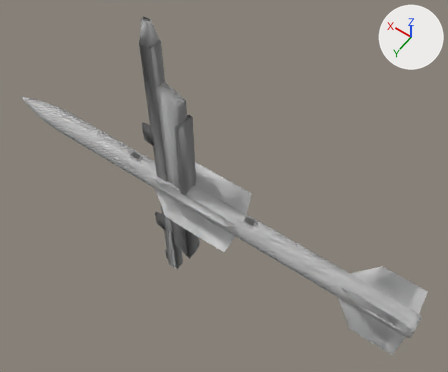
Two versions of the glTF model src/KSArmory/Meshes/KSArmory_Amraam.glb, one commit apart.
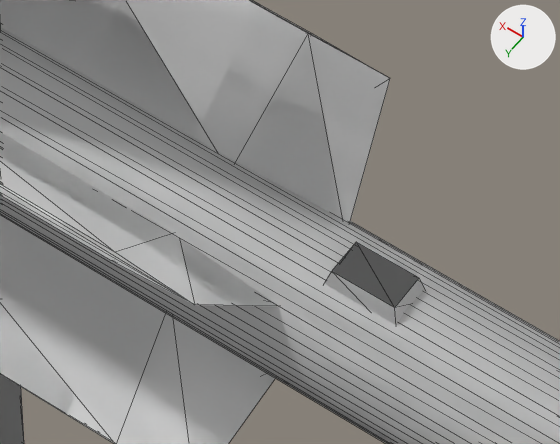
The first picture shows the older version from a camera (50 mm lens) standing at (-1.83, 2.14, 3.71) and looking at (-0.21, -0.13, 0.14). The close-ups show the older and then the newer version on the part from 44% to 62% of the width and 49% to 66% of the height of that picture. Only the edits that show in the close-ups are written down. Every picture has the same lights, and +X, +Y and +Z are marked at upper right. The close-ups show mesh edges as thin lines. Vertices at exactly the same position are counted once.

In view in the first close-up: 'KSArmory_Subpart_Amraam', 'KSArmory_Subpart_AmraamRail_VM'.
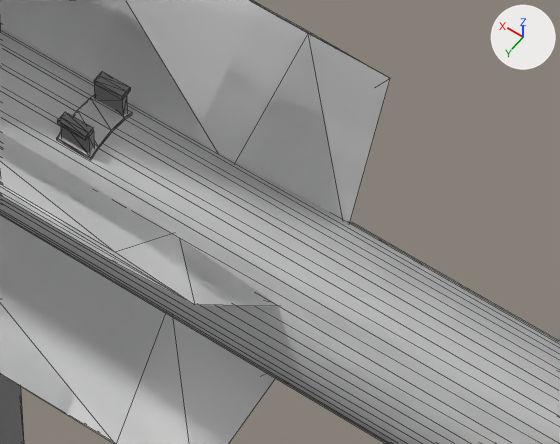
Changed parts and their boxes [x1, y1, x2, y2] in the close-ups (560 x 444 px):
'KSArmory_Subpart_Amraam', reshaped (not visible afterwards)
    before: [0, 0, 560, 444]
'KSArmory_Subpart_Amraam_VM', reshaped (not visible before)
    after: [0, 0, 560, 444]
part 1 of me_ksarmory_subpart_amraam, deleted
    before: [324, 242, 425, 325]
part 2 of me_ksarmory_subpart_amraam_vm, added
    after: [57, 95, 132, 159]
part 3 of me_ksarmory_subpart_amraam_vm, added
    after: [57, 112, 94, 153]
part 4 of me_ksarmory_subpart_amraam_vm, added
    after: [94, 72, 130, 115]

The change, as a diff of the scene's bpy script:
```diff
--- a/src/KSArmory/Meshes/KSArmory_Amraam.glb.py
+++ b/src/KSArmory/Meshes/KSArmory_Amraam.glb.py
@@ me_ksarmory_subpart_amraam @@
 # used by ob_ksarmory_subpart_amraam; location = (0.0, 0.0, 0.0)
-me_ksarmory_subpart_amraam.from_pydata(...)  # 730 vertices, 1378 faces; spans x -1.82..1.82, y -0.18..0.18, z -0.18..0.18
+me_ksarmory_subpart_amraam.from_pydata(...)  # 818 vertices, 1514 faces; spans x -1.82..1.82, y -0.18..0.18, z -0.18..0.18
+# me_ksarmory_subpart_amraam part 1: the loose piece of 8 vertices spanning x -0.58..-0.48, y -0.03..0.03, z 0.07..0.11 is deleted
+# other edits to the shape of me_ksarmory_subpart_amraam do not show in these pictures
@@ me_ksarmory_subpart_amraam_vm @@
 # used by ob_ksarmory_subpart_amraam_vm; location = (0.0, 0.0, 0.0)
-me_ksarmory_subpart_amraam_vm.from_pydata(...)  # 730 vertices, 1378 faces; spans x -1.82..1.82, y -0.18..0.18, z -0.18..0.18
+me_ksarmory_subpart_amraam_vm.from_pydata(...)  # 818 vertices, 1514 faces; spans x -1.82..1.82, y -0.18..0.18, z -0.18..0.18
+# me_ksarmory_subpart_amraam_vm part 2: a new loose piece of 20 vertices spanning x -0.2..-0.16, y -0.04..0.04, z 0.08..0.09
+# me_ksarmory_subpart_amraam_vm part 3: a new loose piece of 16 vertices spanning x -0.2..-0.16, y 0.03..0.04, z 0.08..0.12
+# me_ksarmory_subpart_amraam_vm part 4: a new loose piece of 16 vertices spanning x -0.2..-0.16, y -0.04..-0.03, z 0.08..0.12
+# other edits to the shape of me_ksarmory_subpart_amraam_vm do not show in these pictures
```
